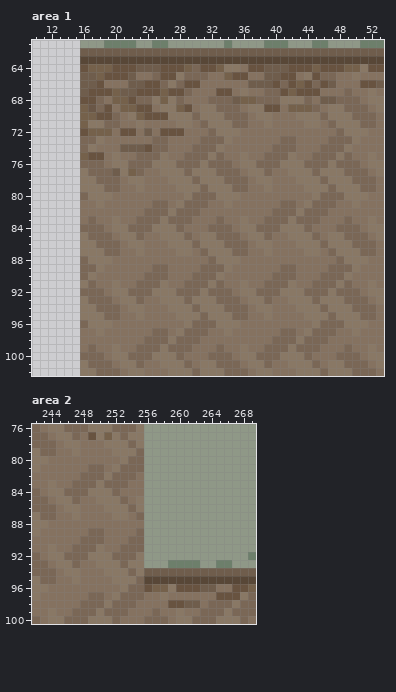
File history of a pixel-art file, art/cfe-hall.aseprite. Above is the file before it was changed.
424x200 pixels, 1 frame. Colours within 5 levels of each other are drawn and written as one. Shown: area 1: x 10..53, y 61..102; area 2: x 242..269, y 76..100.
After the commit:
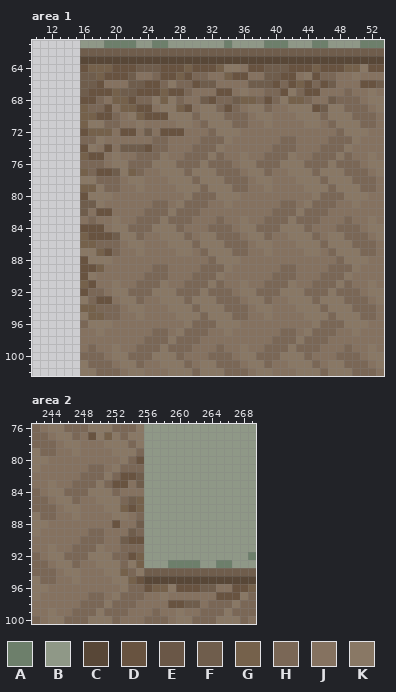
Palette (. is transparent): A #6d7f6b  B #8f9887  C #584737  D #685340  E #6a5747  F #6f5d4c  G #75614b  H #7a6756  J #857260  K #897865
Diff:
Changed rows in their new state; - is an unchanged pixel.
Area 1, layer "taust darker":
first column x 17:
 64 -------------D----------------
 65 -----------GD-----------------
 66 ------------H-FF--------------
 67 -------------------------KH---
 68 --------------FD------D--GG--J
 69 H----------------D----HJ-KKKDF
first column x 16:
 74 D--D-
 77 G-DD-
 79 GG---
 80 D----
 81 FF---
 82 F-DD-
 84 DDD--
 85 GDDDF
 86 GG---
 87 --GD-
 88 D----
 89 DDG--
 90 D----
 91 GD---
 92 D----
 93 --DD-
 94 GG---
 95 -GG--
Area 2, layer "taust darker":
first column x 252:
 80 ---D
 82 -DDF
 83 DD-F
 85 --FG
 86 -GDG
 88 D--F
 89 --F-
 90 -FDD
 92 --DG
 93 ---G
 94 -G--
 95 --GD
Changed places in both pictures, as pixel boxes (x1, y1, x2, y2):
changed: (176, 64, 328, 112)
changed: (88, 104, 96, 112)
changed: (80, 144, 120, 320)
changed: (112, 456, 144, 584)
